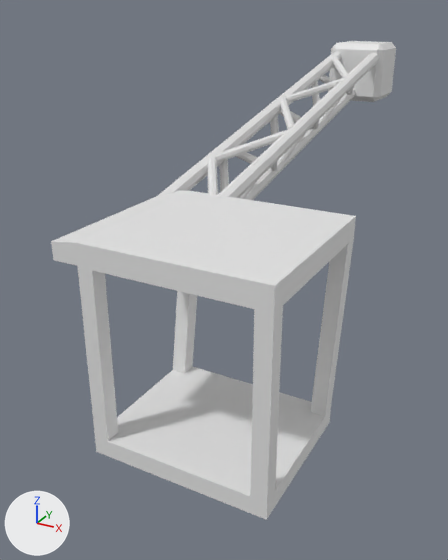
The Blender file models/Crane.blend, before and after one commit.
Both versions are drawn from a camera (50 mm lens) standing at (5.53, -10.04, 8.47) and looking at (-2.39, 4.34, 1.28). Lighting does not change. The marker at lower left points along +X, +Y and +Z. The first picture is the older version.

Before the edit, the objects in view are built like this:
```python
me_cube_001 = bpy.data.meshes.new('Cube.001')
me_cube_001.from_pydata(...)  # 98 vertices, 86 faces; spans x -1.3..1.0, y -1.0..1.0, z -22.3..1.4
me_cube_001.materials.append(None)
me_cube_002 = bpy.data.meshes.new('Cube.002')
me_cube_002.from_pydata(...)  # a box spanning x -0.5..0.5, y -0.5..0.5, z -0.5..0.5
me_cylinder_006 = bpy.data.meshes.new('Cylinder.006')
me_cylinder_006.from_pydata(...)  # 352 vertices, 220 faces; spans x -1.12..0.19, y -1.96..6.15, z -1.17..3.69
ob_cube = bpy.data.objects.new('Cube', me_cube_002)
ob_cube.location = (-1.81, 14.13, 6.28)
ob_cube.scale = (2.0, 2.0, 2.0)
_m = ob_cube.modifiers.new('Bevel', 'BEVEL')
ob_cylinder_005 = bpy.data.objects.new('Cylinder.005', me_cylinder_006)
ob_cylinder_005.location = (-1.51, 4.04, 4.23)
ob_cylinder_005.rotation_euler = (-0.539, 0.51, 0.122)  # degrees (-31, 29, 7)
ob_cylinder_005.scale = (1.2, 1.2, 2.0)
ob_krankabiene = bpy.data.objects.new('Krankabiene', me_cube_001)
ob_krankabiene.location = (0.0, 0.0, 4.25)
ob_krankabiene.scale = (2.0, 2.0, 0.2)
```
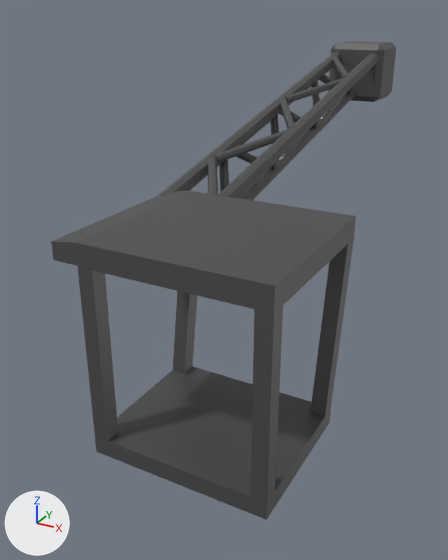
Diff of the bpy script that builds the scene:
```diff
--- a/models/Crane.blend.py
+++ b/models/Crane.blend.py
@@ mat_material_001 @@
+mat_material_001 = principled_material('Material.001')
+mat_material_001.base_color = (0.113, 0.113, 0.113)  # dark grey #5e5e5e
+mat_material_001.metallic = 0.508
@@ me_cube_001 @@
 me_cube_001.from_pydata(...)  # 98 vertices, 86 faces; spans x -1.3..1.0, y -1.0..1.0, z -22.3..1.4
+me_cube_001.materials.append(mat_material_001)  # dark grey #5e5e5e
@@ me_cylinder_006 @@
 me_cylinder_006.from_pydata(...)  # 352 vertices, 220 faces; spans x -1.12..0.19, y -1.96..6.15, z -1.17..3.69
+me_cylinder_006.materials.append(mat_material_001)  # dark grey #5e5e5e
@@ me_cube_002 @@
 me_cube_002.from_pydata(...)  # 8 vertices, 6 faces; spans x -0.5..0.5, y -0.5..0.5, z -0.5..0.5
+me_cube_002.materials.append(mat_material_001)  # dark grey #5e5e5e
```

What differs and where, as boxes (x1, y1, x2, y2) in the pictures (448 x 560 px):
'Krankabiene', recoloured (white to dark grey)
    both: (51, 191, 356, 520)
'Cylinder.005', recoloured (white to dark grey)
    both: (159, 51, 379, 200)
'Cube', recoloured (white to dark grey)
    both: (328, 41, 396, 102)
